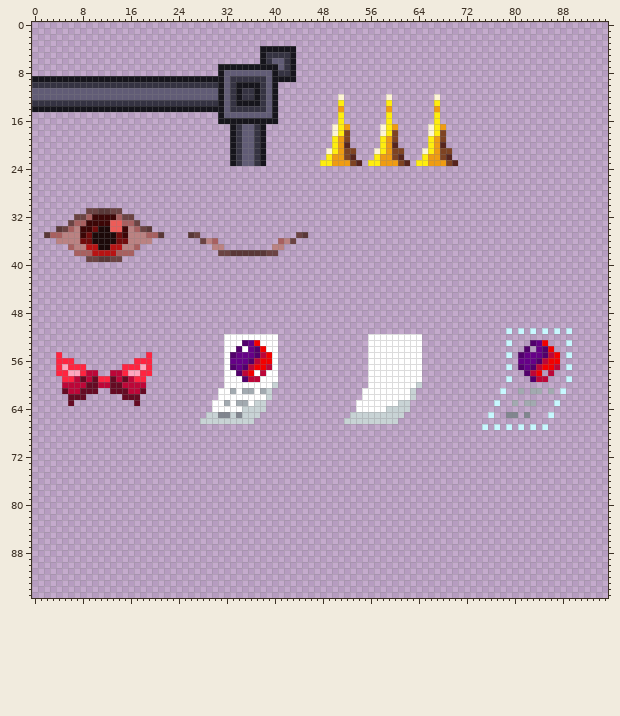
File history of a sprite sheet, public/image/stage_tile_24.png. This is how it looked before the edit.
The file is 96x96 pixels.
After:
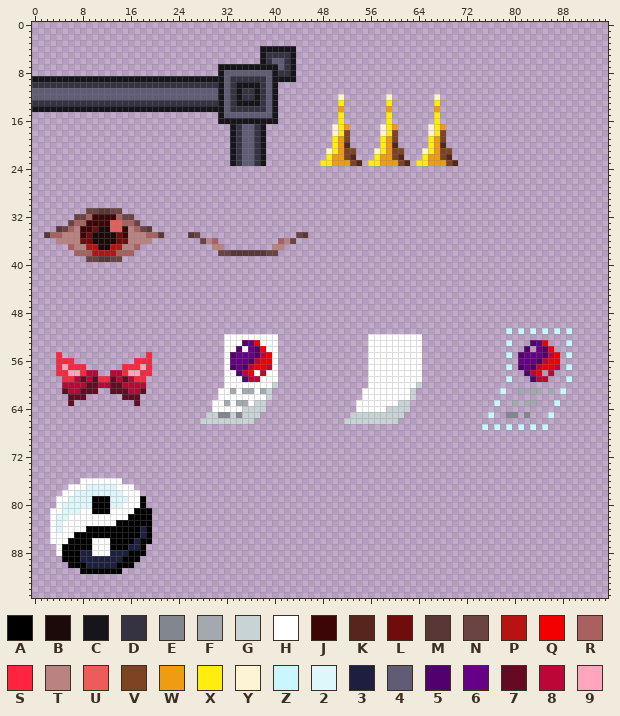
Palette (. is transparent): A #000000  B #1c0909  C #16151c  D #353342  E #81868f  F #a2aab0  G #c8d3d5  H #ffffff  J #3c0606  K #57251e  L #700c0c  M #593737  N #6b4343  P #b71313  Q #f20000  R #a86060  S #ff2440  T #bb8282  U #ed5c58  V #7e4323  W #ef9c12  X #ffed0f  Y #fdf4d5  Z #c8f7ff  2 #def7fa  3 #1d1f41  4 #615c76  5 #52006c  6 #660088  7 #650a23  8 #bd0638  9 #ffa6be
Edits made:
@@ x 1..21 @@
 75 .....................
-76 .....................
-77 .....................
-78 .....................
-79 .....................
-80 .....................
-81 .....................
-82 .....................
-83 .....................
-84 .....................
-85 .....................
-86 .....................
-87 .....................
-88 .....................
-89 .....................
-90 .....................
-91 .....................
+76 .......HHHHHHH.......
+77 .....HHH22222HHH.....
+78 ....HH22222222HHH....
+79 ...HH2222AAA222HHA...
+80 ...H22222AAA22HHHA...
+81 ..HH222HHAAAHHHHAAA..
+82 ..H22HHHHHHHHHHAAAA..
+83 ..H2HHHHHHHHHAAAAAA..
+84 ..H2HHHHAAAAAAAAA3A..
+85 ..HHHHAAAAAAAAAAA3A..
+86 ..HHHAAAAHHHAAAA3AA..
+87 ...HAAAAAHHHAAA33A...
+88 ...HAAA33HHH333AAA...
+89 ....AAA3333333AAA....
+90 .....AAA33333AAA.....
+91 .......AAAAAAA.......
 92 .....................
